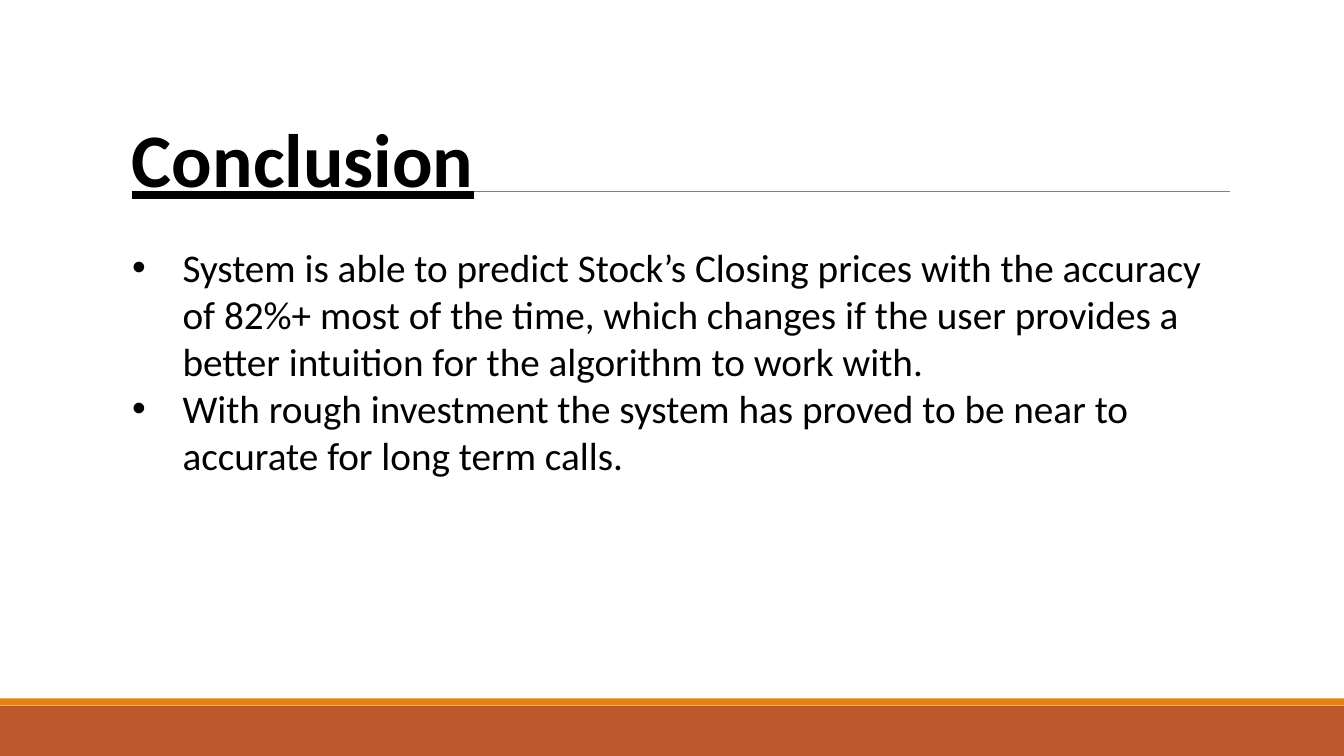
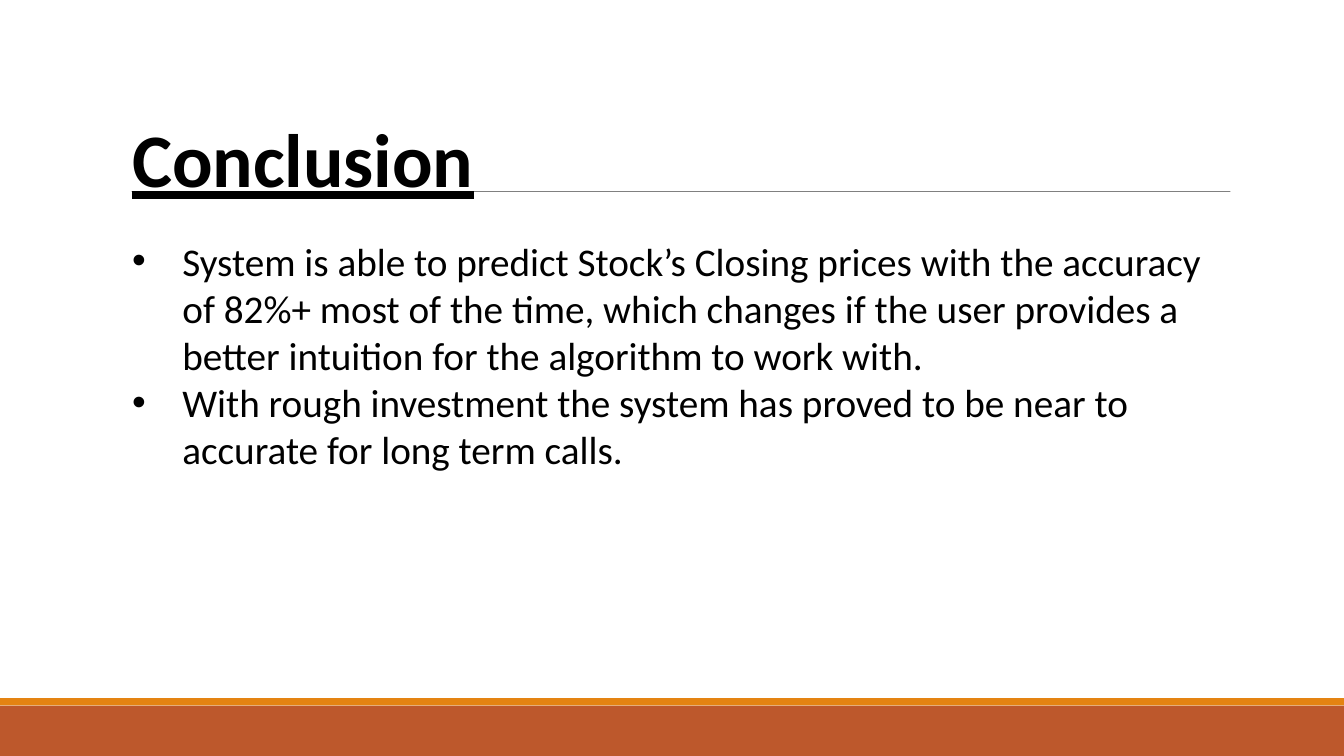
Before and after one commit to Gauravsharma-20/Stock-Market-Predictor, a slide deck: slide 12 of Stock Market Prediction System.pptx (slide 13 before the commit). Drawn at 1344x756 pixels with LibreOffice and Linux fonts; fonts in the diff are those of the drawing. Boxes give left, top, right and bottom in pixels: in the first picture for what was removed or moved away, otherwise in the second. Text is boxed around its words. In the diff, an @@ line names an element or a change of style, - is before the commit and + after.

```diff
--- a/Stock Market Prediction System.pptx
+++ b/Stock Market Prediction System.pptx
@@ text "System is able to predict ...": place and size @@
-text "System is able to predict ..." at <box>183,254,1201,477</box>
+text "System is able to predict ..." at <box>182,248,1200,471</box>
```
Also in this commit, not shown: 15 other slides changed, 1 slide removed, 23 other files.
